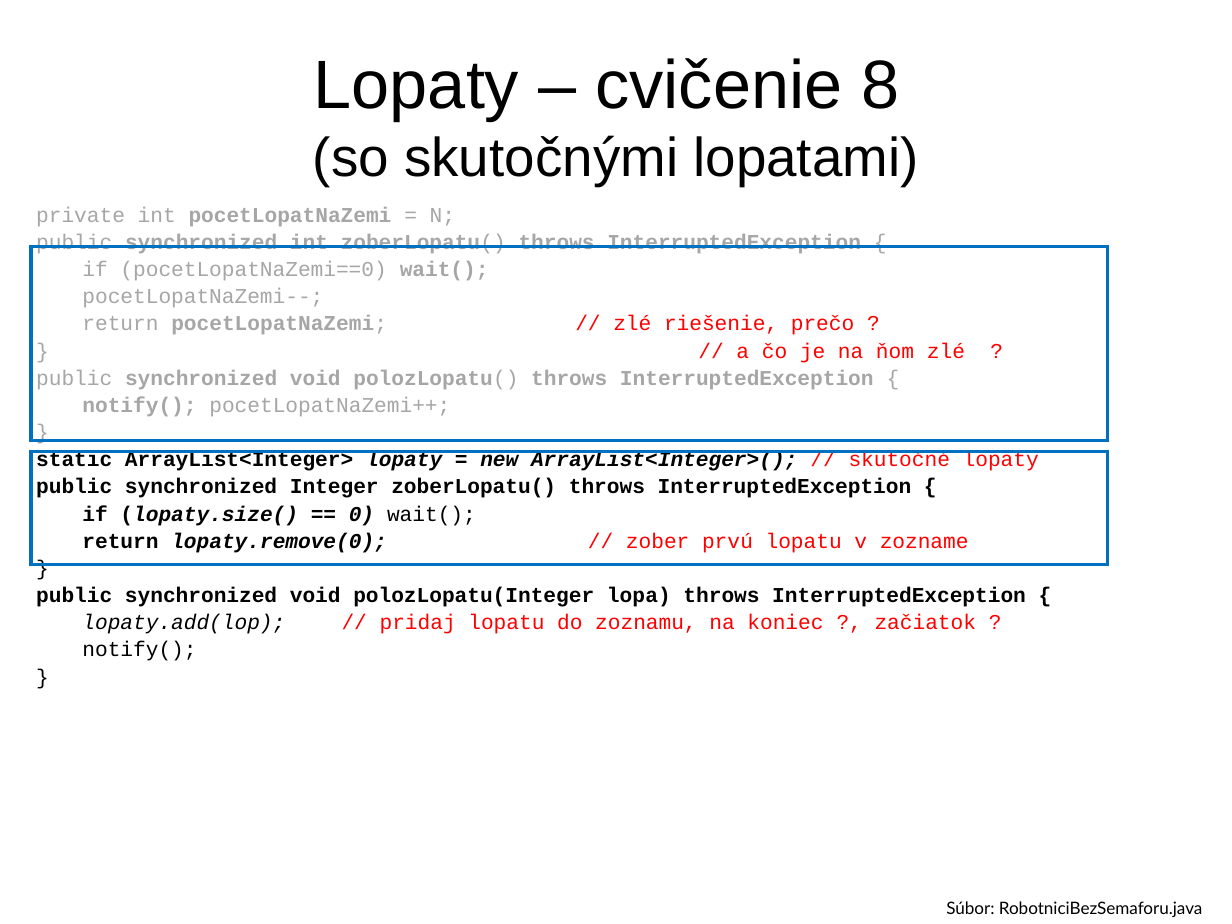
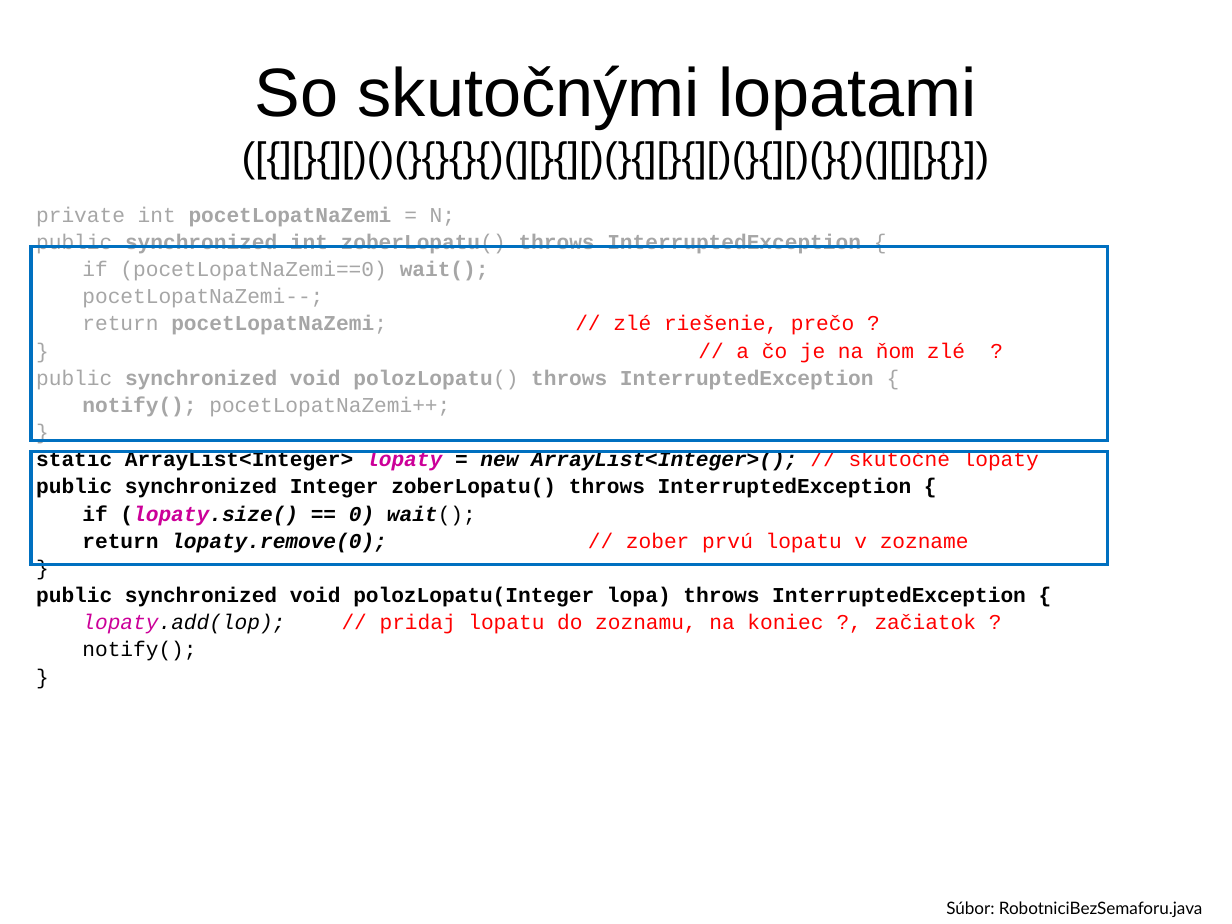
Before and after one commit to Programovanie4/Prednasky, a slide deck: slide 23 of 10/10_java.ppt (slide 22 before the commit). Drawn at 1232x924 pixels with LibreOffice and Linux fonts; fonts in the diff are those of the drawing. Boxes give left, top, right and bottom in pixels: in the first picture for what was removed or moved away, otherwise in the second. Text is boxed around its words. In the diff, an @@ line names an element or a change of style, - is before the commit and + after.

```diff
--- a/10/10_java.ppt
+++ b/10/10_java.ppt
@@ title at box(255, 65, 978, 129): text changed; size 32 to 24 pt @@
-Lopaty – cvičenie 8
-(so skutočnými lopatami)
+So skutočnými lopatami
+([{][}{][)()(}{}{}{)(][}{][)(}{][}{][)(}{][)(}{)(][][}{}])
@@ text at box(36, 451, 1039, 634): text colour #000000 to #CC0099 in "lopaty", "(lopaty.size()", "lopaty.add(lop);"; bold on, italic on in "wait();" @@
```
Also in this commit, not shown: 16 other slides changed, 6 slides added, 6 slides removed, 4 other files.
